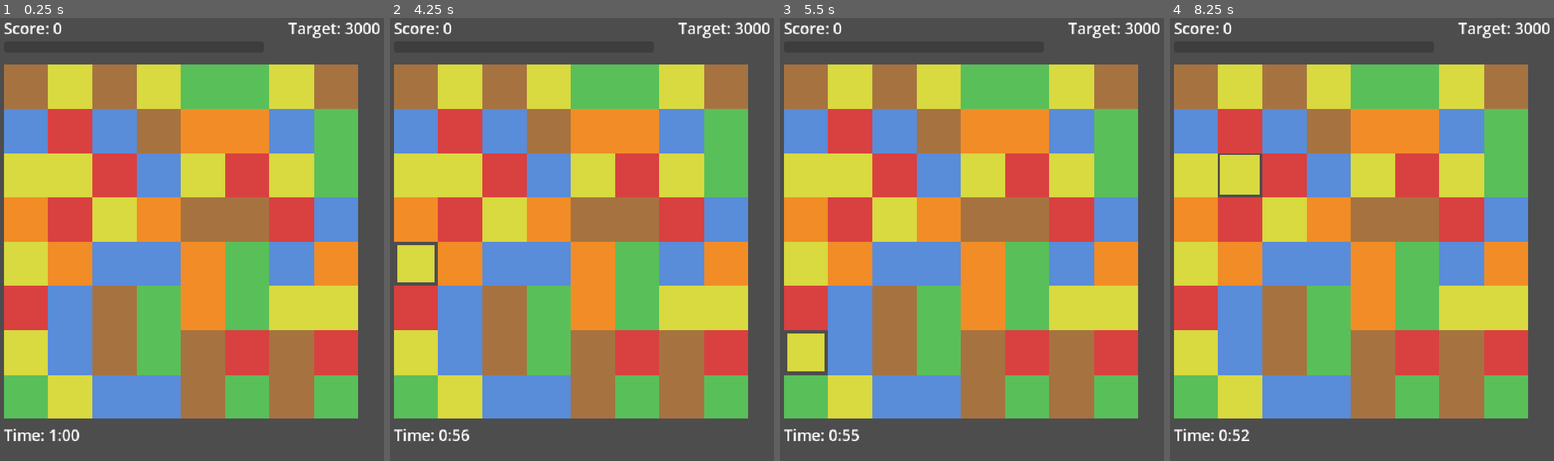
Above: before the commit, frames 1-4 (left to right).
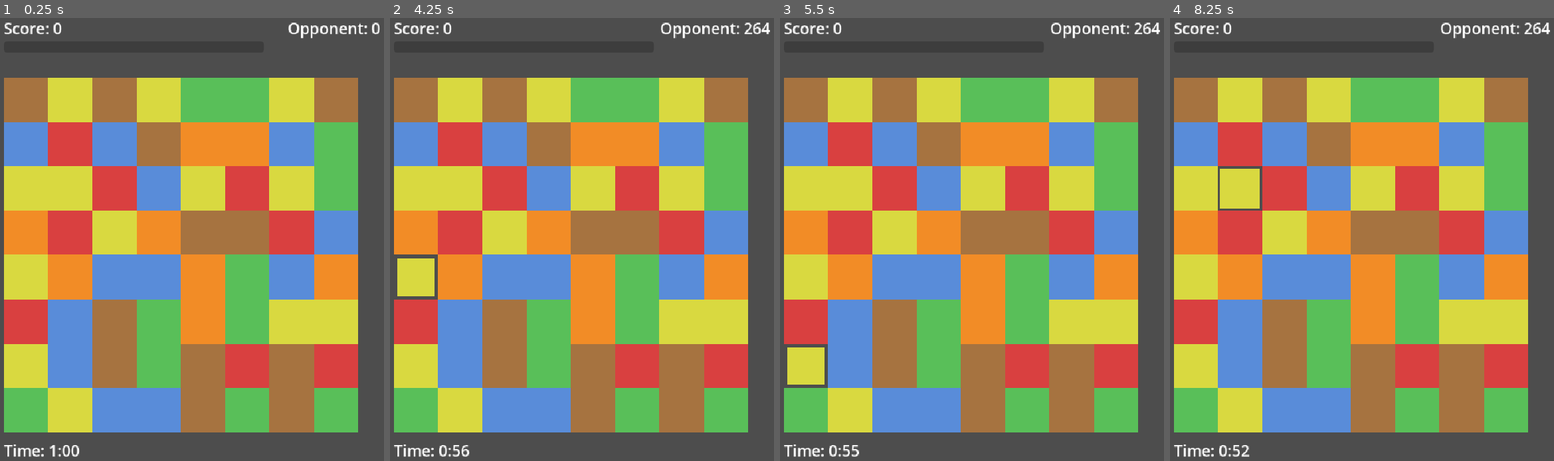
Above: after the commit, the same moments.

Repository: Pazderk/Wild-League-Match
Game: Godot game, scene res://scenes/board.tscn
The game is run twice, just before and just after one commit, with the same random seed, the same clock (stepped at 60 frames per second) and the same inputs.
Inputs (mouse positions are in pixels of both pictures, inside the frame that each line leads up to):
- Up to frame 1 (0.25 s): no input
- Up to frame 2 (4.25 s): tap Enter at 0.5, 2.75 s; move the mouse to (416, 88) at 0.52 s; click (416, 88) at 0.67 s; move the mouse to (416, 133) at 1.27 s; click (416, 133) at 1.42 s; tap Space at 2, 3.5 s; move the mouse to (416, 177) at 2.02 s; click (416, 177) at 2.17 s; move the mouse to (416, 221) at 2.77 s; click (416, 221) at 2.92 s; move the mouse to (416, 266) at 3.52 s; click (416, 266) at 3.67 s
- Up to frame 3 (5.5 s): move the mouse to (806, 310) at 4.27 s; click (806, 310) at 4.42 s; tap Enter at 5 s; move the mouse to (806, 354) at 5.02 s; click (806, 354) at 5.17 s
- Up to frame 4 (8.25 s): tap Space at 5.75 s; move the mouse to (1196, 398) at 5.77 s; click (1196, 398) at 5.92 s; move the mouse to (1239, 88) at 6.52 s; click (1239, 88) at 6.67 s; move the mouse to (1239, 133) at 7.27 s; click (1239, 133) at 7.42 s; move the mouse to (1239, 177) at 8.02 s; click (1239, 177) at 8.17 s

The runs differ from the first frame. In frame 1, 23% of the frame differs, in the area x 1-97%, y 1-100%; in frame 2, 23%, in the area x 1-99%, y 1-100%; in frame 3, 23%; in frame 4, 23%.

Commit message:
Add live opponent score, Walk-off Win, Hot Hand streak, and box score
- Target raised to 5000; opponent's score now climbs live over the game
  in irregular bursts (tracking toward the target) instead of sitting at
  a fixed number, and win/loss compares against its live value.
- Walk-off Win: a Home Run, Grand Slam Rally, or MVP Blast that newly
  pushes the score past the opponent's live score ends the game on the
  spot with a larger callout and a couple of slow-motion firework bursts
  (global time_scale dropped for a fixed real-world duration), instead of
  playing out the rest of the clock.
- Hot Hand streak: consecutive successful swaps build a small stacking
  score bonus, reset by a whiff or a few seconds of inactivity.
- Post-game box score: Doubles/Triples/Home Runs/Grand Slams/MVP Blasts/
  longest cascade shown on the end screen alongside the result.

docs/.gdignore keeps Godot's project scanner from treating the exported
web build's PNGs as importable source assets.

Diff:
--- a/scenes/board.tscn
+++ b/scenes/board.tscn
@@ -20,7 +20,7 @@
 offset_bottom = 50.0
 theme_override_font_sizes/font_size = 28
 horizontal_alignment = 2
-text = "Target: 3000"
+text = "Opponent: 0"
 
 [node name="RallyBar" type="ProgressBar" parent="."]
 offset_left = 20.0
@@ -39,23 +39,33 @@
 horizontal_alignment = 2
 text = "RALLY! x2 (10s)"
 
+[node name="HotHandLabel" type="Label" parent="."]
+visible = false
+offset_left = 20.0
+offset_top = 88.0
+offset_right = 300.0
+offset_bottom = 114.0
+theme_override_colors/font_color = Color(1, 0.55, 0.15, 1)
+theme_override_font_sizes/font_size = 22
+text = "HOT HAND x2"
+
 [node name="TilesContainer" type="Node2D" parent="."]
-position = Vector2(20, 100)
+position = Vector2(20, 124)
 
 [node name="TimeLabel" type="Label" parent="."]
 offset_left = 20.0
-offset_top = 750.0
+offset_top = 778.0
 offset_right = 400.0
-offset_bottom = 785.0
+offset_bottom = 813.0
 theme_override_font_sizes/font_size = 28
 text = "Time: 1:00"
 
 [node name="BigPlayLabel" type="Label" parent="."]
 visible = false
 offset_left = 60.0
-offset_top = 360.0
+offset_top = 414.0
 offset_right = 660.0
-offset_bottom = 420.0
+offset_bottom = 474.0
 theme_override_font_sizes/font_size = 44
 horizontal_alignment = 1
 vertical_alignment = 1
@@ -84,6 +94,18 @@
 text = "GRAND SLAM!
 RALLY TIME!"
 
+[node name="WalkoffLabel" type="Label" parent="RallyAnnouncement"]
+visible = false
+offset_left = 10.0
+offset_top = 390.0
+offset_right = 710.0
+offset_bottom = 520.0
+theme_override_colors/font_color = Color(1, 0.75, 0.1, 1)
+theme_override_font_sizes/font_size = 80
+horizontal_alignment = 1
+vertical_alignment = 1
+text = "WALK-OFF WIN!"
+
 [node name="FireworksLayer" type="Node2D" parent="RallyAnnouncement"]
 
 [node name="RallyAudio" type="AudioStreamPlayer" parent="RallyAnnouncement"]
@@ -91,9 +113,9 @@
 [node name="EndPanel" type="Panel" parent="."]
 visible = false
 offset_left = 60.0
-offset_top = 340.0
+offset_top = 330.0
 offset_right = 660.0
-offset_bottom = 610.0
+offset_bottom = 680.0
 
 [node name="EndTitleLabel" type="Label" parent="EndPanel"]
 offset_left = 20.0
@@ -106,16 +128,26 @@
 
 [node name="FinalScoreLabel" type="Label" parent="EndPanel"]
 offset_left = 20.0
-offset_top = 100.0
+offset_top = 85.0
 offset_right = 580.0
-offset_bottom = 140.0
+offset_bottom = 120.0
 theme_override_font_sizes/font_size = 22
 horizontal_alignment = 1
-text = "Final Score: 0   Target: 3000"
+text = "Final Score: 0   Opponent: 0"
+
+[node name="StatsLabel" type="Label" parent="EndPanel"]
+offset_left = 20.0
+offset_top = 135.0
+offset_right = 580.0
+offset_bottom = 245.0
+theme_override_font_sizes/font_size = 18
+horizontal_alignment = 1
+text = "Doubles: 0   Triples: 0   Home Runs: 0
+Grand Slams: 0   MVP Blasts: 0   Longest Cascade: 0"
 
 [node name="PlayAgainButton" type="Button" parent="EndPanel"]
 offset_left = 200.0
-offset_top = 190.0
+offset_top = 270.0
 offset_right = 380.0
-offset_bottom = 240.0
+offset_bottom = 320.0
 text = "Play Again"
--- a/scripts/board.gd
+++ b/scripts/board.gd
@@ -1,8 +1,8 @@
 extends Node2D
 
-## One "game": an 8x8 swap-3 board played against a running clock, mirroring a
-## single game in the team's season. Score climbs until time runs out, then
-## it's compared to target_score (the opponent's score) to decide win/loss.
+## One "game": an 8x8 swap-3 board played against a running clock, racing a
+## live opponent score that climbs over the course of the game. Beat their
+## live score when time runs out (or hit a Walk-off Win first) to win.
 ##
 ## Tiles never move as nodes — we swap/shift the `gem_type`/`special_type`
 ## values stored on each fixed-position tile, which keeps match/gravity logic
@@ -33,22 +33,42 @@
 # 10s Rally window itself) resumes.
 const RALLY_ANNOUNCE_DURATION := 2.0
 
+# The opponent's live score climbs toward this by the time the clock runs
+# out (with some randomness in pacing), rather than sitting at a fixed number
+# the whole game.
+const OPPONENT_TICK_MIN := 3.0
+const OPPONENT_TICK_MAX := 7.0
+
+# Consecutive successful swaps build a small bonus on top of everything else;
+# a whiffed swap or a few idle seconds resets it.
+const HOT_HAND_DECAY_IDLE_SECONDS := 4.0
+const HOT_HAND_MAX_STREAK := 5
+const HOT_HAND_BONUS_PER_STACK := 0.1
+
+# Walk-off celebration: real-world seconds the slow-motion beat lasts,
+# regardless of the slow-mo time scale itself.
+const WALKOFF_SLOWMO_SCALE := 0.4
+const WALKOFF_CELEBRATION_SECONDS := 4.0
+
 const TileScene := preload("res://scenes/tile.tscn")
 
 @onready var score_label: Label = $ScoreLabel
-@onready var target_label: Label = $TargetLabel
+@onready var opponent_label: Label = $TargetLabel
 @onready var time_label: Label = $TimeLabel
 @onready var big_play_label: Label = $BigPlayLabel
+@onready var hot_hand_label: Label = $HotHandLabel
 @onready var tiles_container: Node2D = $TilesContainer
 @onready var rally_bar: ProgressBar = $RallyBar
 @onready var rally_status_label: Label = $RallyStatusLabel
 @onready var rally_announcement: Control = $RallyAnnouncement
 @onready var rally_announce_label: Label = $RallyAnnouncement/AnnounceLabel
+@onready var walkoff_label: Label = $RallyAnnouncement/WalkoffLabel
 @onready var fireworks_layer: Node2D = $RallyAnnouncement/FireworksLayer
 @onready var rally_audio: AudioStreamPlayer = $RallyAnnouncement/RallyAudio
 @onready var end_panel: Panel = $EndPanel
 @onready var end_title_label: Label = $EndPanel/EndTitleLabel
 @onready var final_score_label: Label = $EndPanel/FinalScoreLabel
+@onready var stats_label: Label = $EndPanel/StatsLabel
 @onready var play_again_button: Button = $EndPanel/PlayAgainButton
 
 var grid: Array = [] # grid[x][y] -> Tile node
@@ -59,8 +79,9 @@
 var score := 0
 
 # Placeholder for now; a SeasonManager will later pass this in per-game,
-# rising each season/rival/playoff instead of being fixed here.
-var target_score := 3000
+# rising each season/rival/playoff instead of being fixed here. This is what
+# the opponent's live score climbs toward, not a fixed win threshold itself.
+var target_score := 5000
 
 var time_left := SESSION_SECONDS
 var rally_meter := 0.0
@@ -68,16 +89,32 @@
 var time_up_handled := false
 var final_move_active := false
 
+var opponent_score := 0
+var opponent_tick_timer := 0.0
+var opponent_next_tick := 0.0
+
+var hot_hand_streak := 0
+var hot_hand_idle_timer := 0.0
+
+var stat_doubles := 0
+var stat_triples := 0
+var stat_home_runs := 0
+var stat_grand_slams := 0
+var stat_mvp_blasts := 0
+var stat_longest_cascade := 0
+
 
 func _ready() -> void:
 	randomize()
 	_build_board()
-	target_label.text = "Target: %d" % target_score
+	opponent_label.text = "Opponent: %d" % opponent_score
 	_update_time_label()
 	rally_bar.max_value = RALLY_METER_MAX
 	rally_bar.value = 0.0
 	rally_status_label.visible = false
 	rally_announcement.visible = false
+	hot_hand_label.visible = false
+	opponent_next_tick = randf_range(OPPONENT_TICK_MIN, OPPONENT_TICK_MAX)
 
 	var generator := AudioStreamGenerator.new()
 	generator.mix_rate = 44100.0
@@ -97,6 +134,17 @@
 	if time_left > 0.0:
 		time_left = max(time_left - delta, 0.0)
 		_update_time_label()
+
+		opponent_tick_timer += delta
+		if opponent_tick_timer >= opponent_next_tick:
+			opponent_tick_timer = 0.0
+			opponent_next_tick = randf_range(OPPONENT_TICK_MIN, OPPONENT_TICK_MAX)
+			_opponent_scores()
+
+		hot_hand_idle_timer += delta
+		if hot_hand_idle_timer >= HOT_HAND_DECAY_IDLE_SECONDS and hot_hand_streak > 0:
+			hot_hand_streak = 0
+			_update_hot_hand_label()
 
 	if time_left <= 0.0 and not is_busy and not time_up_handled:
 		time_up_handled = true
@@ -107,6 +155,18 @@
 		rally_status_label.text = "RALLY! x%d (%ds)" % [RALLY_MULTIPLIER, ceil(rally_time_left)]
 		if rally_time_left <= 0.0:
 			rally_status_label.visible = false
+
+
+## The opponent's score climbs in irregular bursts rather than a smooth ramp,
+## generally tracking toward target_score by the time the clock runs out —
+## it's meant to feel like a live scoreboard, not a fixed number to clear.
+func _opponent_scores() -> void:
+	var time_fraction: float = clamp((SESSION_SECONDS - time_left) / SESSION_SECONDS, 0.0, 1.0)
+	var expected: float = target_score * time_fraction
+	var deficit: float = max(expected - opponent_score, 0.0)
+	var gain: int = int(max(20.0, deficit * randf_range(0.6, 1.4)))
+	opponent_score += gain
+	opponent_label.text = "Opponent: %d" % opponent_score
 
 
 func _update_time_label() -> void:
@@ -120,11 +180,13 @@
 ## Bungled/no-match swap attempts during this window just revert as usual and
 ## don't burn the chance; only a swap that actually resolves ends the game.
 func _handle_time_up() -> void:
-	if score >= target_score:
+	if score >= opponent_score:
 		_end_game()
 		return
 
 	is_paused = true
+	rally_announce_label.visible = true
+	walkoff_label.visible = false
 	rally_announce_label.text = "FINAL CHANCE!\nOne swap to win it!"
 	rally_announcement.visible = true
 	await get_tree().create_timer(2.0).timeout
@@ -138,9 +200,12 @@
 
 func _end_game() -> void:
 	game_over = true
-	var did_win := score >= target_score
+	var did_win := score >= opponent_score
 	end_title_label.text = "YOU WIN!" if did_win else "GAME OVER"
-	final_score_label.text = "Final Score: %d   Target: %d" % [score, target_score]
+	final_score_label.text = "Final Score: %d   Opponent: %d" % [score, opponent_score]
+	stats_label.text = "Doubles: %d   Triples: %d   Home Runs: %d\nGrand Slams: %d   MVP Blasts: %d   Longest Cascade: %d" % [
+		stat_doubles, stat_triples, stat_home_runs, stat_grand_slams, stat_mvp_blasts, stat_longest_cascade
+	]
 	end_panel.visible = true
 
 
@@ -209,7 +274,8 @@
 ## no ordinary color-match, which is what makes these feel deliberate rather
 ## than incidental. An MVP Ball (color bomb) additionally targets whichever
 ## gem color it's swapped into (or clears the whole board if swapped with
-## another MVP Ball).
+## another MVP Ball). A successful swap builds the Hot Hand streak; a whiff
+## resets it.
 func _try_swap(a: Vector2i, b: Vector2i) -> void:
 	is_busy = true
 	_swap_tiles(a, b)
@@ -229,16 +295,29 @@
 	if match_data.positions.is_empty():
 		await get_tree().create_timer(0.15).timeout
 		_swap_tiles(a, b) # no match and no special activated, revert
+		hot_hand_streak = 0
+		_update_hot_hand_label()
 		is_busy = false
 	else:
-		await _resolve_matches(match_data, forced_label)
+		hot_hand_streak = min(hot_hand_streak + 1, HOT_HAND_MAX_STREAK)
+		hot_hand_idle_timer = 0.0
+		_update_hot_hand_label()
+		var hot_hand_multiplier: float = 1.0 + HOT_HAND_BONUS_PER_STACK * hot_hand_streak
+
+		await _resolve_matches(match_data, forced_label, hot_hand_multiplier)
 		is_busy = false
 
-		if final_move_active:
+		if final_move_active and not game_over:
 			final_move_active = false
 			_end_game()
 		elif not game_over and not _has_valid_move():
 			await _reshuffle_board()
+
+
+func _update_hot_hand_label() -> void:
+	hot_hand_label.visible = hot_hand_streak >= 2
+	if hot_hand_streak >= 2:
+		hot_hand_label.text = "HOT HAND x%d" % hot_hand_streak
 
 
 func _trigger_color_bomb(bomb_pos: Vector2i, partner_pos: Vector2i, positions: Dictionary) -> void:
@@ -324,7 +403,10 @@
 ## scales automatically with the bigger clear. `forced_label` overrides the
 ## first step's callout — used for a color bomb's own activation, which is
 ## a bigger event than whatever ordinary tier it happens to coincide with.
-func _resolve_matches(match_data: Dictionary, forced_label: String = "") -> void:
+## If a Home Run, Grand Slam Rally, or MVP Blast is what newly pushes the
+## score past the opponent's current live score, that's a Walk-off Win and
+## ends the game immediately instead of continuing to chain further.
+func _resolve_matches(match_data: Dictionary, forced_label: String = "", hot_hand_multiplier: float = 1.0) -> void:
 	var chain_count := 1
 
 	while not match_data.positions.is_empty():
@@ -376,12 +458,20 @@
 		if chain_count == 1 and forced_label != "":
 			event_label = forced_label
 
+		match event_label:
+			"DOUBLE!": stat_doubles += 1
+			"TRIPLE!": stat_triples += 1
+			"HOME RUN!": stat_home_runs += 1
+			"MVP BLAST!": stat_mvp_blasts += 1
+		stat_longest_cascade = max(stat_longest_cascade, chain_count)
+
 		if spawn_pos != null:
 			positions.erase(spawn_pos)
 
 		var chain_multiplier: int = min(chain_count, MAX_CHAIN_MULTIPLIER)
-		var base_points: int = BASE_POINTS * positions.size() * tier_multiplier * chain_multiplier
+		var base_points: int = int(BASE_POINTS * positions.size() * tier_multiplier * chain_multiplier * hot_hand_multiplier)
 		var rally_active := rally_time_left > 0.0
+		var score_before_step := score
 		score += base_points * (RALLY_MULTIPLIER if rally_active else 1)
 		score_label.text = "Score: %d" % score
 
@@ -392,7 +482,10 @@
 		if event_label != "":
 			_show_big_play(event_label)
 
+		var rally_just_started := false
 		if not rally_active and rally_meter >= RALLY_METER_MAX:
+			rally_just_started = true
+			stat_grand_slams += 1
 			await _start_rally()
 
 		for pos in positions:
@@ -404,6 +497,11 @@
 
 		_apply_gravity(positions)
 		await get_tree().create_timer(0.1).timeout
+
+		var is_walkoff_event := event_label == "HOME RUN!" or event_label == "MVP BLAST!" or rally_just_started
+		if is_walkoff_event and score_before_step < opponent_score and score >= opponent_score:
+			await _trigger_walkoff()
+			return
 
 		match_data = _find_matches()
 		chain_count += 1
@@ -467,6 +565,8 @@
 ## announcement itself doesn't eat into the 10s multiplier window.
 func _start_rally() -> void:
 	is_paused = true
+	walkoff_label.visible = false
+	rally_announce_label.visible = true
 	rally_announce_label.text = "GRAND SLAM!\nRALLY TIME!"
 	rally_announcement.visible = true
 	_spawn_fireworks()
@@ -482,6 +582,35 @@
 	rally_time_left = RALLY_DURATION
 	rally_status_label.visible = true
 	rally_status_label.text = "RALLY! x%d (%ds)" % [RALLY_MULTIPLIER, int(RALLY_DURATION)]
+
+
+## A Home Run, Grand Slam Rally, or MVP Blast that newly pushes the score
+## past the opponent's live score ends the game on the spot — a real walk-off
+## doesn't wait out the rest of the clock. Bigger, slower spectacle than a
+## regular Rally announcement: a couple of fireworks bursts play out in slow
+## motion (global time_scale dropped for a fixed real-world duration) before
+## handing off to the normal end-game screen.
+func _trigger_walkoff() -> void:
+	is_paused = true
+	game_over = true
+
+	rally_announce_label.visible = false
+	walkoff_label.visible = true
+	walkoff_label.text = "WALK-OFF WIN!"
+	rally_announcement.visible = true
+
+	Engine.time_scale = WALKOFF_SLOWMO_SCALE
+	_spawn_fireworks()
+	_spawn_fireworks()
+	_play_rally_fanfare()
+
+	await get_tree().create_timer(WALKOFF_CELEBRATION_SECONDS, true, false, true).timeout
+
+	Engine.time_scale = 1.0
+	rally_announcement.visible = false
+	walkoff_label.visible = false
+	is_paused = false
+	_end_game()
 
 
 func _spawn_fireworks() -> void:
Not shown, added: docs/.gdignore
Not shown, changed: docs/index.html
Not shown, changed: docs/index.pck
